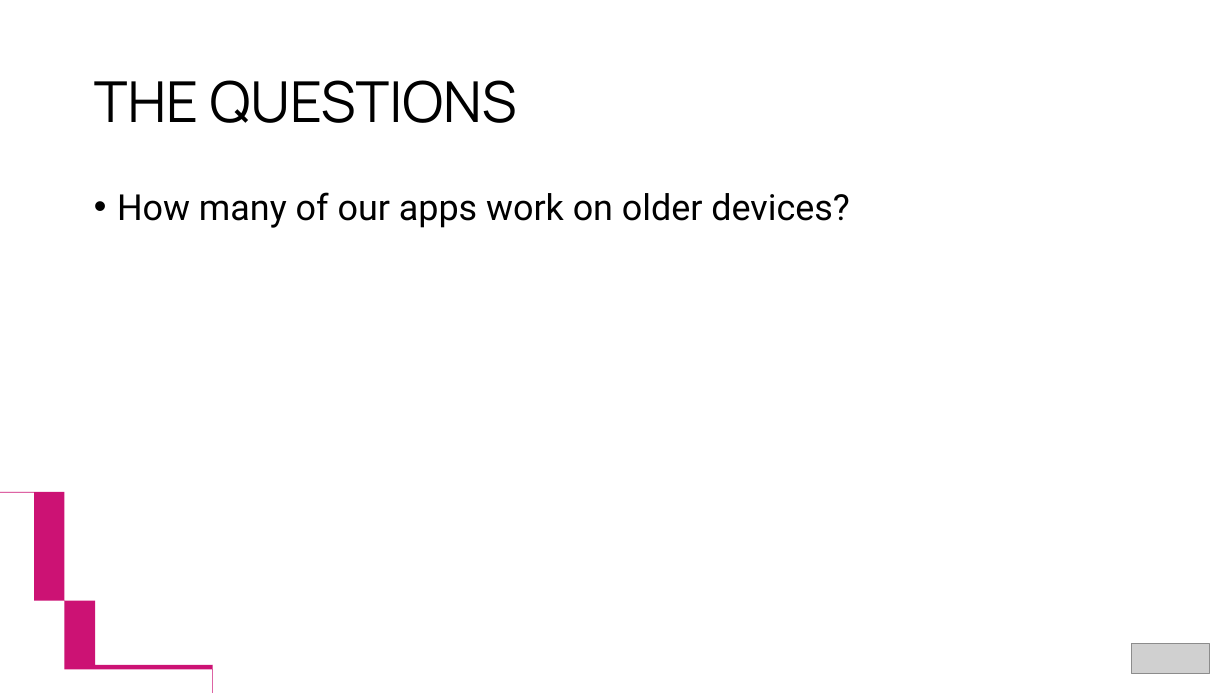
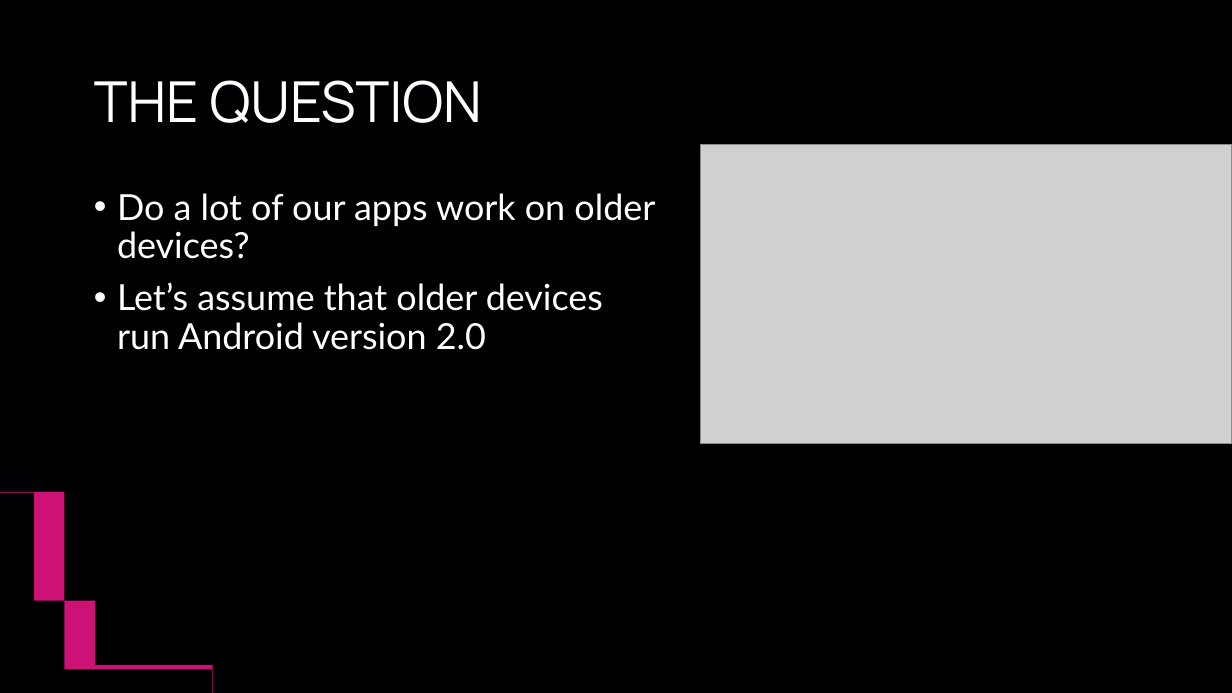
Before and after one commit to Shuvo-saha/Visual-Analytics-with-Tableau, a slide deck: slide 11 of Visual Analytics with Tableau.pptx (slide 10 before the commit). Drawn at 1232x693 pixels with LibreOffice and Linux fonts; fonts in the diff are those of the drawing; grey boxes stand for pictures. Boxes give left, top, right and bottom in pixels: in the first picture for what was removed or moved away, otherwise in the second. Text is boxed around its words. In the diff, an @@ line names an element or a change of style, - is before the commit and + after.

Commit message:
Updated slides
Made it more visual, added photos and removed the logo. General structure remains the same

```diff
--- a/Visual Analytics with Tableau.pptx
+++ b/Visual Analytics with Tableau.pptx
@@ background #FFFFFF to #000003 @@
@@ title at box(94, 80, 482, 123): text changed; text colour #000000 to #FFFFFF @@
-THE QUESTIONS
+THE QUESTION
@@ picture added at box(701, 144, 1232, 444) @@
@@ text at box(117, 193, 655, 350): text changed; font Roboto to Lato; text colour #000000 to #FFFFFF @@
-• How many of our apps work on older devices?
+• Do a lot of our apps work on older devices?
+• Let’s assume that older devices run Android version 2.0
@@ picture removed at box(1132, 644, 1211, 674) @@
```
Also in this commit, not shown: 17 other slides changed, 2 slides added.
